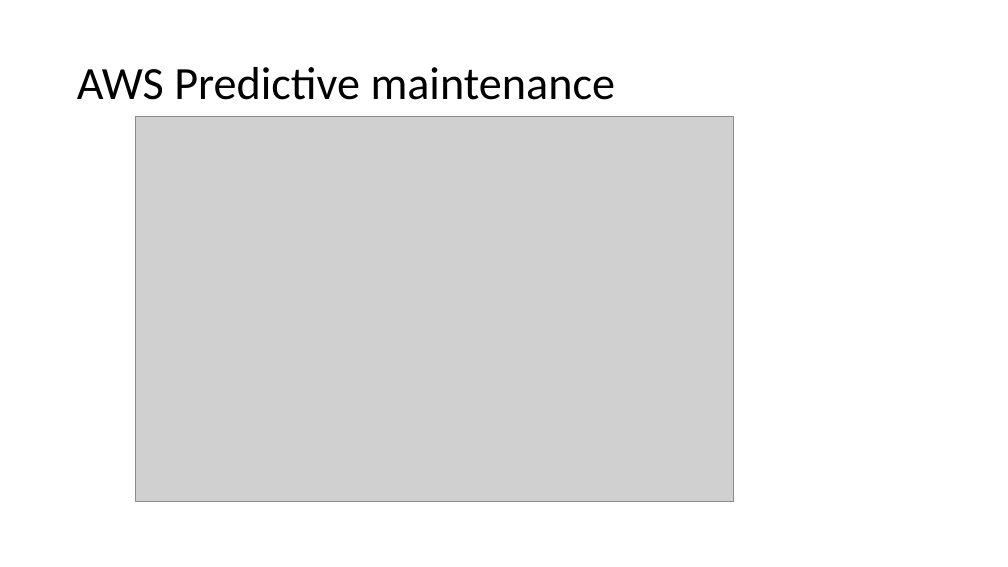
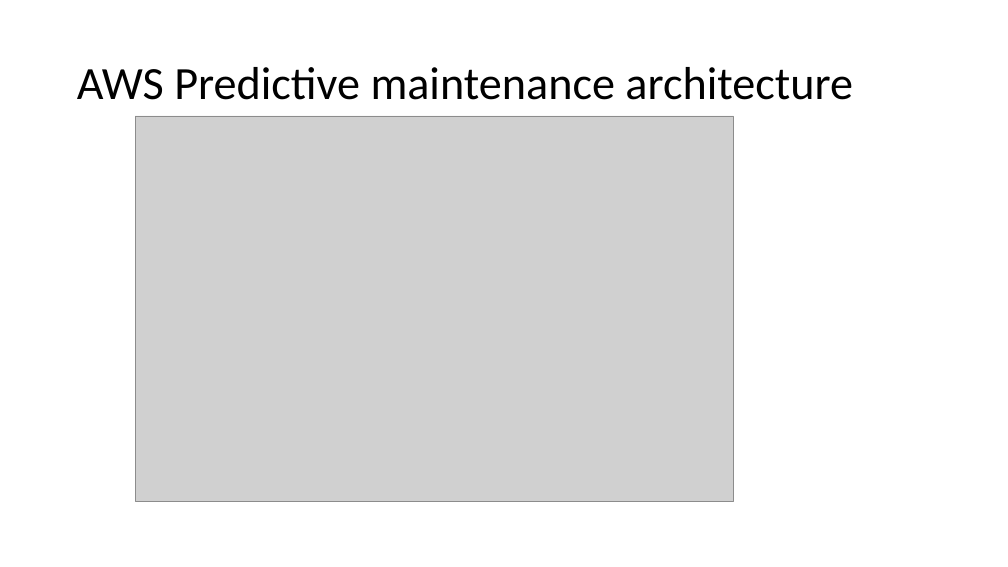
Before and after one commit to xuan0802/iot_slide, a slide deck: slide 4 of IoT analytics.pptx (slide 2 before the commit). Drawn at 1008x567 pixels with LibreOffice and Linux fonts; fonts in the diff are those of the drawing; grey boxes stand for pictures. Boxes give left, top, right and bottom in pixels: in the first picture for what was removed or moved away, otherwise in the second. Text is boxed around its words. In the diff, an @@ line names an element or a change of style, - is before the commit and + after.

```diff
--- a/IoT analytics.pptx
+++ b/IoT analytics.pptx
@@ title at [77,67,853,100]: text changed @@
-AWS Predictive maintenance
+AWS Predictive maintenance architecture
```
Also in this commit, not shown: 1 other slide changed, 4 slides added, 1 slide removed.
